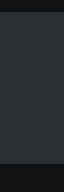
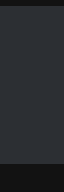
The second 64px x 192px image is a revision of the first. Changes to its layers:
painted on "background" over [0,6,64,12]
